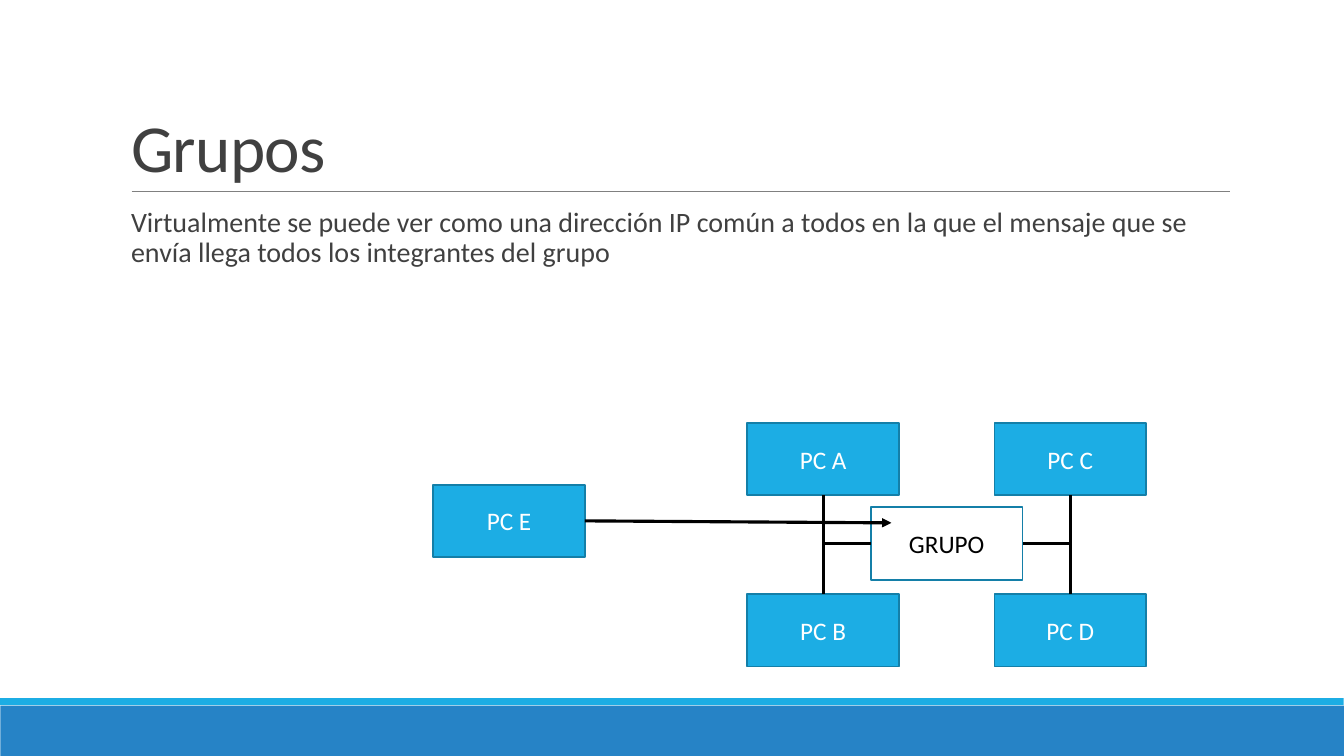
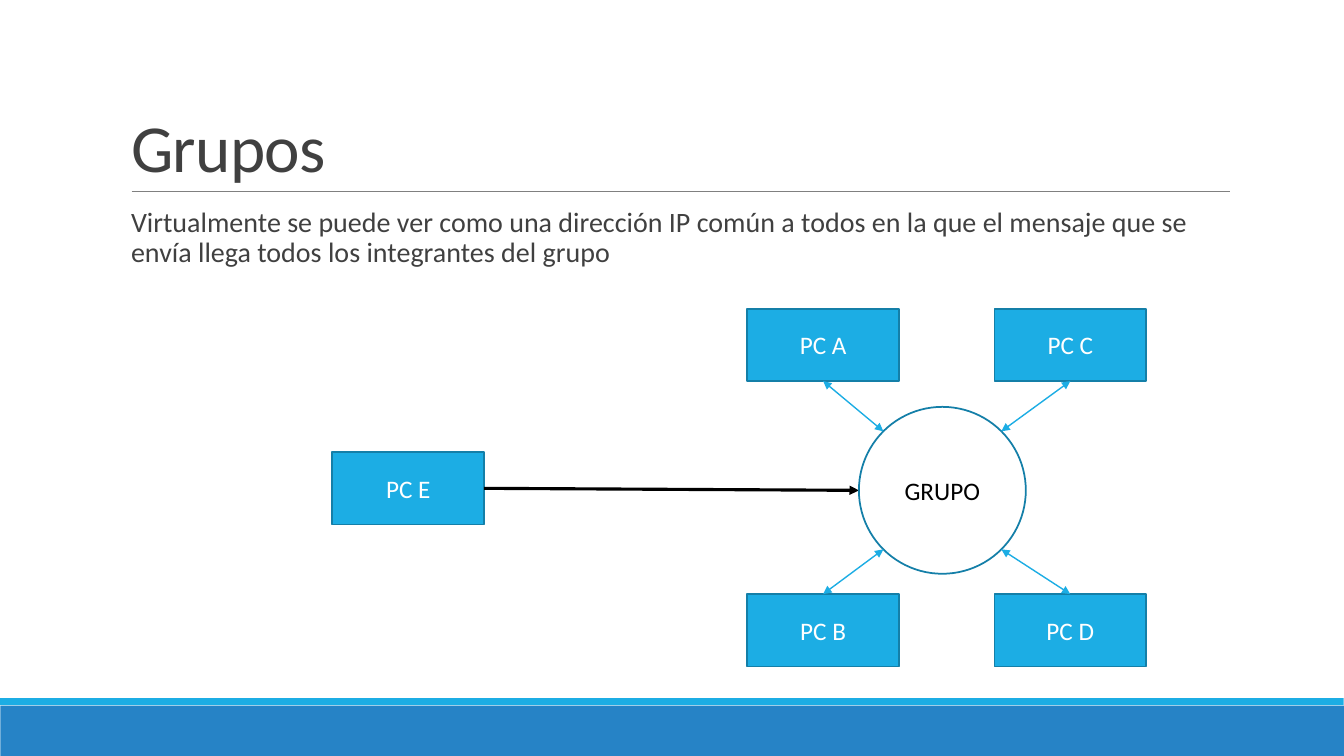
Before and after one commit to Domiciano/PrograRed201, a slide deck: slide 7 of Semana 9/Presentación.pptx (slide 4 before the commit). Drawn at 1344x756 pixels with LibreOffice and Linux fonts; fonts in the diff are those of the drawing. Boxes give left, top, right and bottom in pixels: in the first picture for what was removed or moved away, otherwise in the second. Text is boxed around its words. In the diff, an @@ line names an element or a change of style, - is before the commit and + after.

```diff
--- a/Semana 9/Presentación.pptx
+++ b/Semana 9/Presentación.pptx
@@ rectangle "PC A": place and size @@
-rectangle "PC A" at box(747, 423, 899, 496)
+rectangle "PC A" at box(747, 309, 899, 381)
@@ rectangle "PC C": place and size @@
-rectangle "PC C" at box(995, 423, 1147, 496)
+rectangle "PC C" at box(995, 309, 1147, 381)
@@ double arrow added from (824, 381) to (883, 432), #1CADE4 1 pt @@
@@ double arrow added from (1001, 432) to (1071, 381), #1CADE4 1 pt @@
@@ ellipse "GRUPO": place and size @@
-ellipse "GRUPO" at box(871, 507, 1023, 580)
+ellipse "GRUPO" at box(859, 407, 1026, 575)
@@ ellipse "GRUPO" at box(859, 407, 1026, 575): rectangle to ellipse @@
@@ rectangle "PC E": place and size @@
-rectangle "PC E" at box(434, 485, 586, 558)
+rectangle "PC E" at box(333, 453, 485, 525)
@@ arrow moved from (585, 521) - (891, 523) to (484, 488) - (859, 490) @@
@@ elbow line removed from (824, 495) to (871, 543) @@
@@ elbow line removed from (1071, 495) to (1022, 543) @@
@@ elbow line removed from (871, 543) to (824, 594) @@
@@ double arrow added from (883, 549) to (824, 594), #1CADE4 1 pt @@
@@ double arrow added from (1071, 594) to (1001, 549), #1CADE4 1 pt @@
@@ elbow line removed from (1071, 594) to (1022, 543) @@
```
Also in this commit, not shown: 5 other slides changed, 5 slides added, 8 slides removed.
